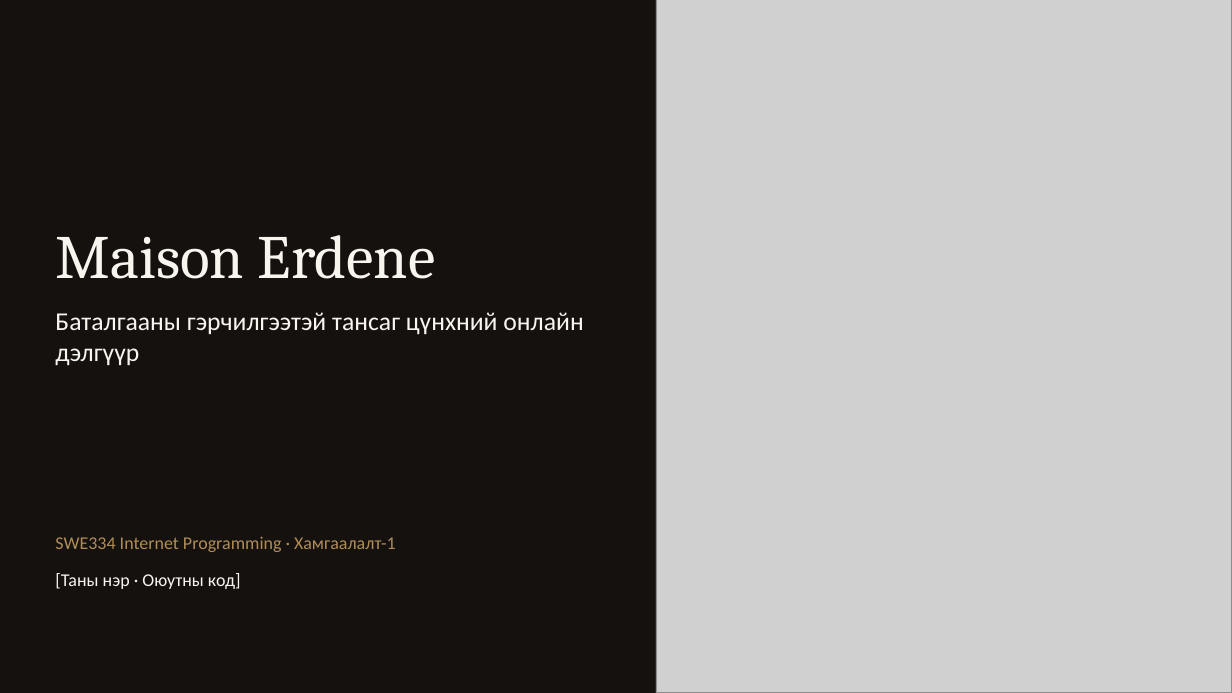
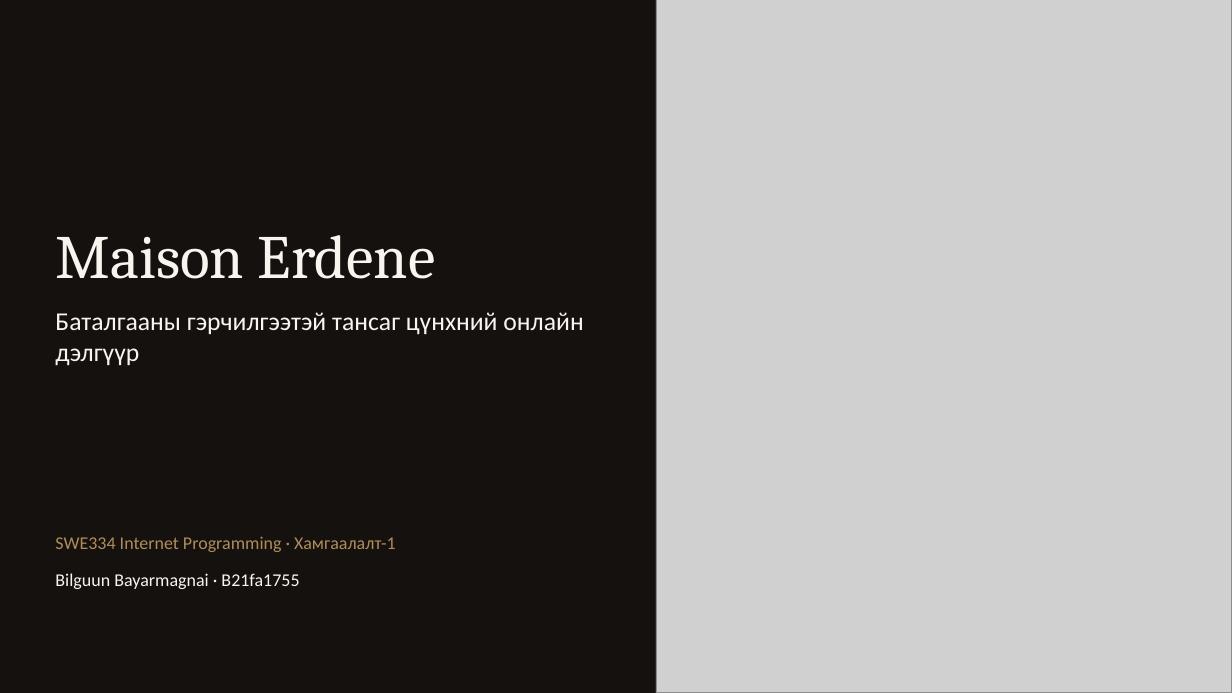
Before and after one commit to bilguunbbe1-cmyk/maison-erdene, a slide deck: slide 1 of docs/presentation/Maison_Erdene_Hamgaalalt1.pptx. Drawn at 1232x693 pixels with LibreOffice and Linux fonts; fonts in the diff are those of the drawing; grey boxes stand for pictures. Boxes give left, top, right and bottom in pixels: in the first picture for what was removed or moved away, otherwise in the second. Text is boxed around its words. In the diff, an @@ line names an element or a change of style, - is before the commit and + after.

```diff
--- a/docs/presentation/Maison_Erdene_Hamgaalalt1.pptx
+++ b/docs/presentation/Maison_Erdene_Hamgaalalt1.pptx
@@ text at (55, 573, 299, 589): text changed @@
-[Таны нэр · Оюутны код]
+Bilguun Bayarmagnai · B21fa1755
```
Also in this commit, not shown: 4 other slides changed, 1 other file.
